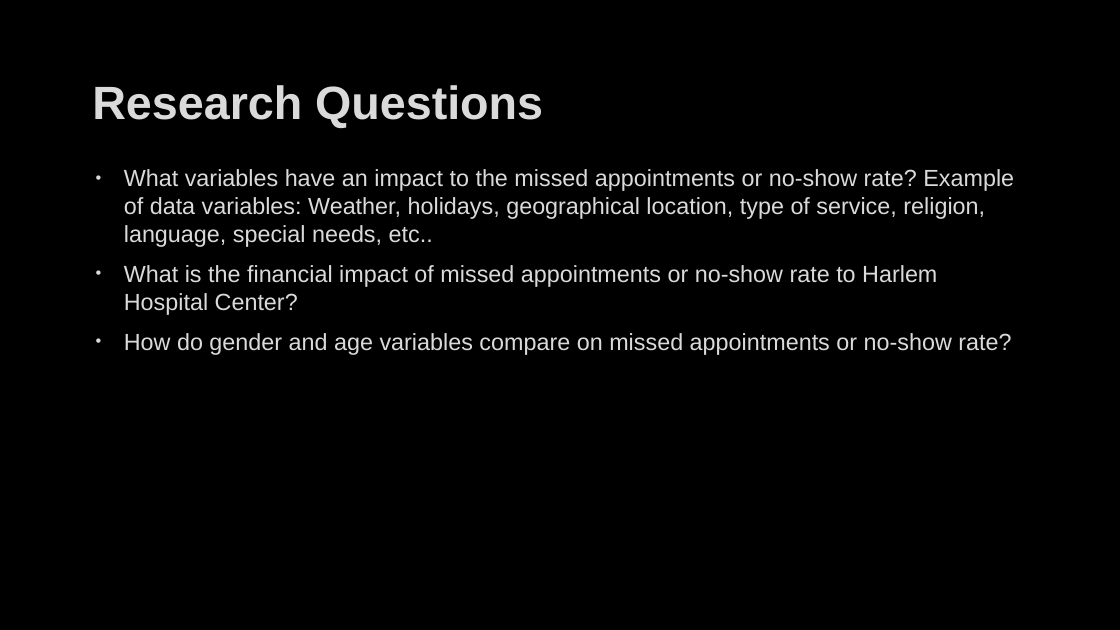
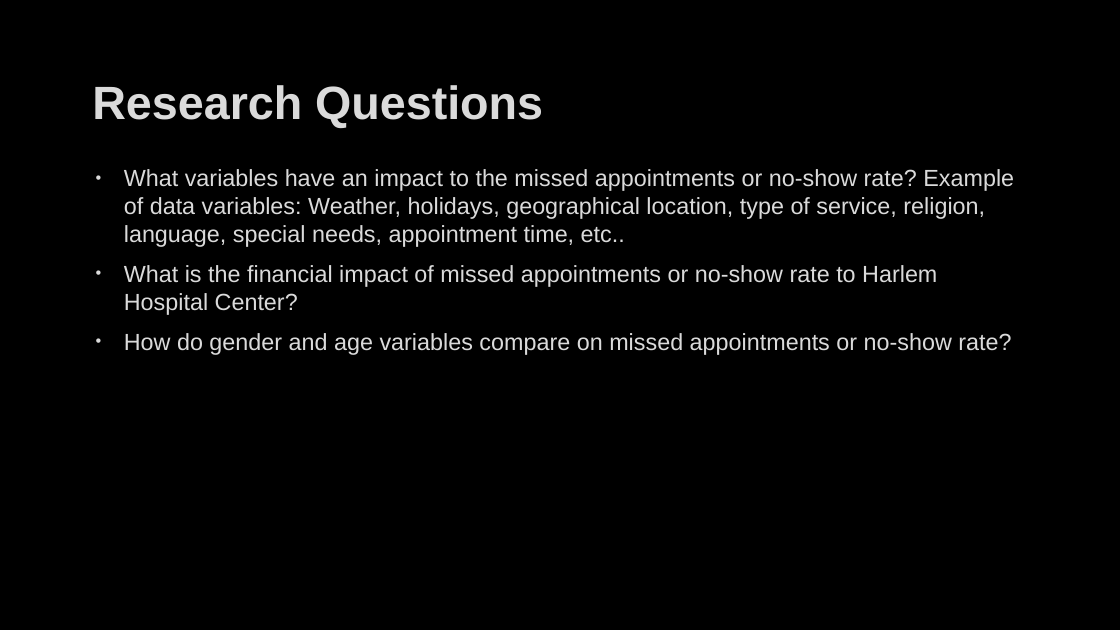
Before and after one commit to mgmboyd/DA-Capstone-Project, a slide deck: slide 3 of FINAL CAPSTONE PROJECT FILES/BB Final Capstone Project - PPTX Presentation.pptx. Drawn at 1120x630 pixels with LibreOffice and Linux fonts; fonts in the diff are those of the drawing; background and template pictures are left out. Boxes give left, top, right and bottom in pixels: in the first picture for what was removed or moved away, otherwise in the second. Text is boxed around its words. In the diff, an @@ line names an element or a change of style, - is before the commit and + after.

```diff
--- a/FINAL CAPSTONE PROJECT FILES/BB Final Capstone Project - PPTX Presentation.pptx
+++ b/FINAL CAPSTONE PROJECT FILES/BB Final Capstone Project - PPTX Presentation.pptx
@@ text at [124,169,1014,247]: text changed @@
-• What variables have an impact to the missed appointments or no-show rate? Example of data variables: Weather, holidays, geographical location, type of service, religion, language, special needs, etc..
+• What variables have an impact to the missed appointments or no-show rate? Example of data variables: Weather, holidays, geographical location, type of service, religion, language, special needs, appointment time, etc..
```
Also in this commit, not shown: 3 other slides changed, 1 other file.
